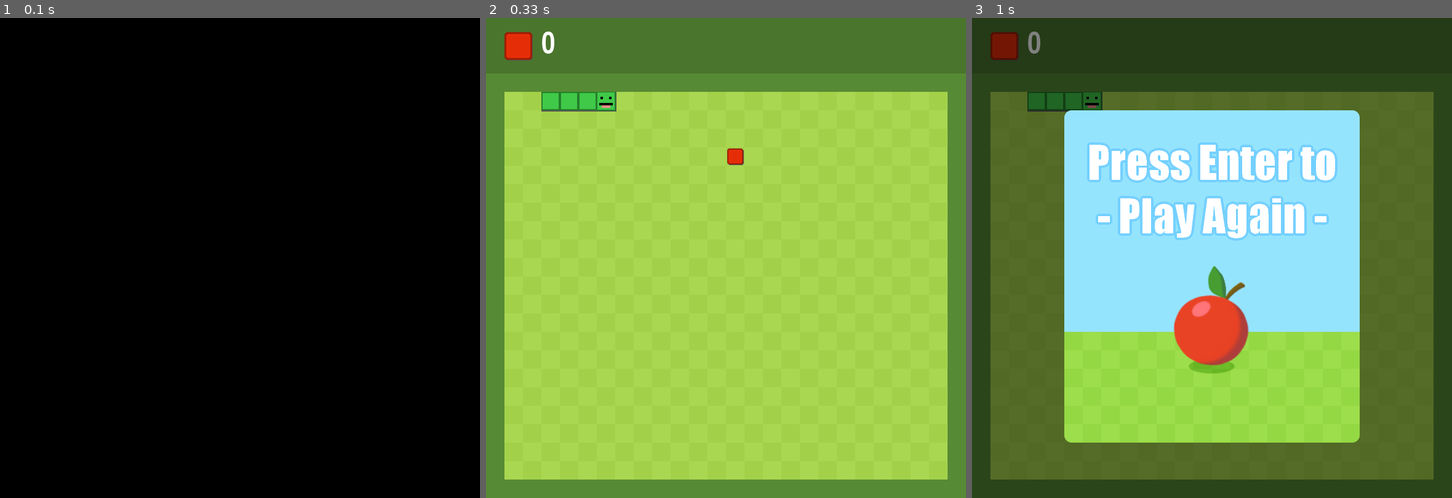
Above: before the commit, frames 1-3 (left to right).
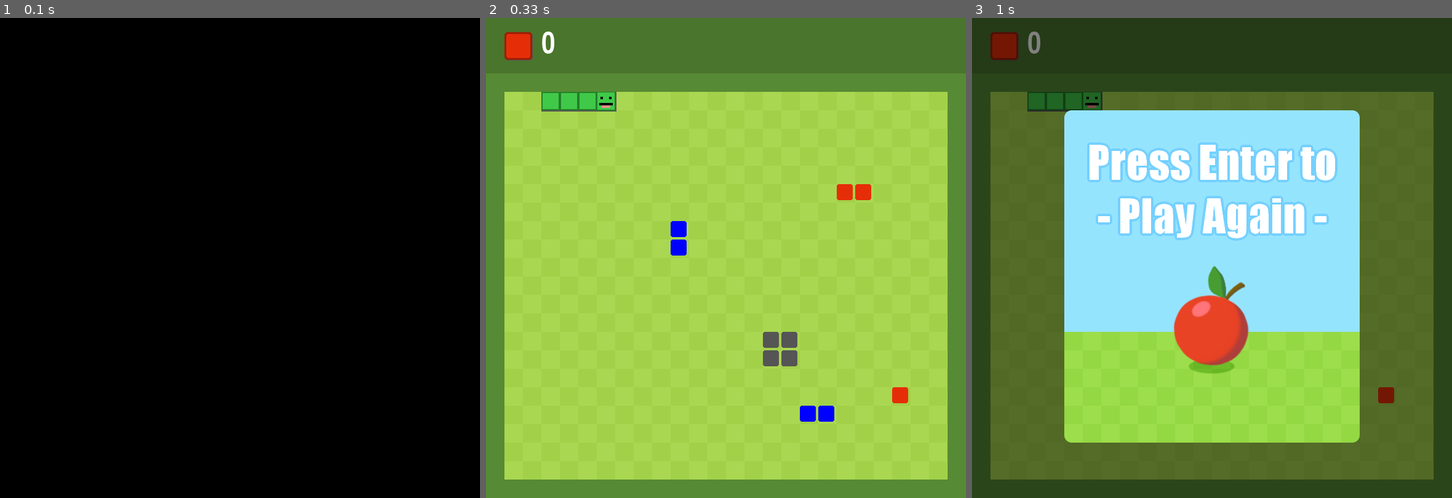
Above: after the commit, the same moments.

Repository: weizheweng/PyGame
Game: pygame game, started from snake.py
The game is run twice, just before and just after one commit, with the same random seed, the same clock (stepped at 60 frames per second) and the same inputs.
Inputs:
- Up to frame 1 (0.1 s): no input
- Up to frame 2 (0.33 s): no input
- Up to frame 3 (1 s): tap W at 0.33 s; tap Space at 0.67 s

Frame 1 is identical in both runs. In frame 2, 1.3% of the frame differs, in the area x 38-88%, y 27-85%; in frame 3, 0.1%.

Commit message:
generate fruits with different sizes and colors

Diff:
--- a/snake.py
+++ b/snake.py
@@ -34,6 +34,7 @@
         self.white = (255, 255, 255)
         self.red = (229, 46, 8)
         self.darkRed = (157, 31, 6)
+        self.blue = (0, 0, 255)
         self.green = (64, 201, 73)
         self.darkGreen = (36, 127, 42)
 
@@ -65,120 +66,179 @@
 
 
 class Fruit:
-    def __init__(self, game):
+    def __init__(self, game, snake, size=1):
         self.game = game
-        self.pos = [0, 0]
+        self.snake = snake  # 這裡接收並儲存snake物件
+        self.size = size  # 水果的大小
+        self.pos = []
         self.spawn()
 
     def spawn(self):
-        self.pos = [
-            random.randrange(0, self.game.canvas_x, self.game.unit),
-            random.randrange(0, self.game.canvas_y, self.game.unit),
-        ]
+        # 確保水果不與蛇的身體重疊，且不會超過畫布的邊界
+        valid_position = False
+        while not valid_position:
+            base_x = random.randrange(0, self.game.canvas_x, self.game.unit)  # 隨機生成水果的起始位置
+            base_y = random.randrange(0, self.game.canvas_y, self.game.unit)
+
+            # 根據水果大小來確保位置不會超過邊界
+            if self.size == 1:
+                self.pos = [[base_x, base_y]]  # 預設水果為一個unit
+            elif self.size == 2:
+                # 水平或垂直的兩個unit
+                if random.choice([True, False]):  # 隨機決定是水平方向還是垂直方向
+                    # 確保水平水果不會超過邊界
+                    if base_x + self.game.unit < self.game.canvas_x:
+                        self.pos = [[base_x, base_y], [base_x + self.game.unit, base_y]]
+                    else:
+                        continue  # 超過邊界就重新生成
+                else:
+                    # 確保垂直水果不會超過邊界
+                    if base_y + self.game.unit < self.game.canvas_y:
+                        self.pos = [[base_x, base_y], [base_x, base_y + self.game.unit]]
+                    else:
+                        continue  # 超過邊界就重新生成
+            elif self.size == 4:
+                # 四個unit組成的正方形
+                if (base_x + self.game.unit < self.game.canvas_x and
+                    base_y + self.game.unit < self.game.canvas_y):
+                    self.pos = [
+                        [base_x, base_y],
+                        [base_x + self.game.unit, base_y],
+                        [base_x, base_y + self.game.unit],
+                        [base_x + self.game.unit, base_y + self.game.unit],
+                    ]
+                else:
+                    continue  # 超過邊界就重新生成
+
+            # 檢查水果是否與蛇身體重疊
+            valid_position = True
+            for body in self.snake.body:  # 使用snake物件中的body
+                if any(pos == body for pos in self.pos):  # 檢查水果的每個位置是否與蛇身體重疊
+                    valid_position = False  # 如果水果與蛇身體重疊，標記為無效位置，並重新生成
+                    break
+
+
 
 
 def main():
-    game = Game()
+    game = Game()  # 創建遊戲對象
+    color = Color()  # 創建顏色對象
+    score = 0  # 初始化分數
+    snake = Snake(game, color)  # 創建蛇對象
+    fruits = [
+        Fruit(game, snake, size=1),  # 一個unit的水果
+        Fruit(game, snake, size=1),
+        Fruit(game, snake, size=1),
+        Fruit(game, snake, size=2),  # 兩個水平或垂直unit的水果
+        Fruit(game, snake, size=2),
+        Fruit(game, snake, size=4),  # 四個unit的正方形水果
+    ]
+
     while True:
-        score = 0
-        color = Color()
-        snake = Snake(game, color)
-        fruit = Fruit(game)
-
-        while True:
-            start_time = pygame.time.get_ticks()
-            while pygame.time.get_ticks() - start_time < 1000 // game.game_speed:
-                pygame.event.pump()
-
-            # 偵測鍵盤事件
-            for event in pygame.event.get():
-                if event.type == pygame.QUIT:
-                    pygame.quit()
-                    exit()
-                if event.type == pygame.KEYDOWN:
-                    if event.key in [pygame.K_d, pygame.K_RIGHT]:
-                        snake.new_direction = "RIGHT"
-                    elif event.key in [pygame.K_a, pygame.K_LEFT]:
-                        snake.new_direction = "LEFT"
-                    elif event.key in [pygame.K_s, pygame.K_DOWN]:
-                        snake.new_direction = "DOWN"
-                    elif event.key in [pygame.K_w, pygame.K_UP]:
-                        snake.new_direction = "UP"
-
-            # 判斷轉彎方向是否合理
-            if snake.new_direction == "RIGHT" and snake.direction != "LEFT":
-                snake.direction = "RIGHT"
-            elif snake.new_direction == "LEFT" and snake.direction != "RIGHT":
-                snake.direction = "LEFT"
-            elif snake.new_direction == "DOWN" and snake.direction != "UP":
-                snake.direction = "DOWN"
-            elif snake.new_direction == "UP" and snake.direction != "DOWN":
-                snake.direction = "UP"
-
-            if snake.direction == "RIGHT":
-                snake.head[0] += game.unit
-            elif snake.direction == "LEFT":
-                snake.head[0] -= game.unit
-            elif snake.direction == "DOWN":
-                snake.head[1] += game.unit
-            elif snake.direction == "UP":
-                snake.head[1] -= game.unit
-
-            snake.body.insert(0, list(snake.head))
-
-            if snake.head == fruit.pos:
-                game.fruit_sfx.play()
-                fruit.spawn()
-                score += 1
-            else:
-                snake.body.pop()
-
-            # 碰撞判定
-            if not (0 <= snake.head[0] < game.canvas_x):
-                break
-            if not (0 <= snake.head[1] < game.canvas_y):
-                break
-            if snake.head in snake.body[1:]:
-                break
-
-            game.canvas.blit(game.background, (0, 0))
-
-            pygame.draw.rect(game.canvas, color.grey, (snake.head[0], snake.head[1], game.unit + 2, game.unit + 2))
-            for body in snake.body[1:]:
-                pygame.draw.rect(game.canvas, color.grey, (body[0], body[1], game.unit + 2, game.unit + 2))
-
-            pygame.draw.rect(game.canvas, snake.color1, (snake.head[0] - 1, snake.head[1] - 1, game.unit + 2, game.unit + 2))
-            pygame.draw.rect(game.canvas, snake.color2, (snake.head[0] - 1, snake.head[1] - 1, game.unit + 2, game.unit + 2), 2)
-
-            for body in snake.body[1:]:
-                pygame.draw.rect(game.canvas, snake.color1, (body[0], body[1], game.unit, game.unit))
-                pygame.draw.rect(game.canvas, snake.color2, (body[0], body[1], game.unit, game.unit), 2)
-
-            game.canvas.blit(game.face, snake.head)
-
-            pygame.draw.rect(game.canvas, color.grey, (fruit.pos[0] + 3, fruit.pos[1] + 3, game.unit - 4, game.unit - 4), 0, 3)
-            pygame.draw.rect(game.canvas, color.red, (fruit.pos[0] + 2, fruit.pos[1] + 2, game.unit - 4, game.unit - 4), 0, 3)
-            pygame.draw.rect(game.canvas, color.darkRed, (fruit.pos[0] + 2, fruit.pos[1] + 2, game.unit - 4, game.unit - 4), 2, 3)
-
-            game.window.blit(game.border, (0, 0))
-            game.window.blit(game.canvas, (30, 120))
-            Text(game, str(score), 45, color.white, "impact").midleft(90, 45)
-
-            pygame.display.update()
-
-        game.game_over_sfx.play()
-        game.window.blit(game.game_over, (0, 0))
+        start_time = pygame.time.get_ticks()  # 記錄時間，用於控制遊戲速度
+        while pygame.time.get_ticks() - start_time < 1000 // game.game_speed:
+            pygame.event.pump()
+
+        # 偵測鍵盤事件
+        for event in pygame.event.get():
+            if event.type == pygame.QUIT:
+                pygame.quit()
+                exit()
+            if event.type == pygame.KEYDOWN:
+                if event.key in [pygame.K_d, pygame.K_RIGHT]:
+                    snake.new_direction = "RIGHT"
+                elif event.key in [pygame.K_a, pygame.K_LEFT]:
+                    snake.new_direction = "LEFT"
+                elif event.key in [pygame.K_s, pygame.K_DOWN]:
+                    snake.new_direction = "DOWN"
+                elif event.key in [pygame.K_w, pygame.K_UP]:
+                    snake.new_direction = "UP"
+
+        # 判斷轉彎方向是否合理
+        if snake.new_direction == "RIGHT" and snake.direction != "LEFT":
+            snake.direction = "RIGHT"
+        elif snake.new_direction == "LEFT" and snake.direction != "RIGHT":
+            snake.direction = "LEFT"
+        elif snake.new_direction == "DOWN" and snake.direction != "UP":
+            snake.direction = "DOWN"
+        elif snake.new_direction == "UP" and snake.direction != "DOWN":
+            snake.direction = "UP"
+
+        if snake.direction == "RIGHT":
+            snake.head[0] += game.unit
+        elif snake.direction == "LEFT":
+            snake.head[0] -= game.unit
+        elif snake.direction == "DOWN":
+            snake.head[1] += game.unit
+        elif snake.direction == "UP":
+            snake.head[1] -= game.unit
+
+        snake.body.insert(0, list(snake.head))
+
+        # 判斷蛇是否吃到水果
+        if any(snake.head == pos for fruit in fruits for pos in fruit.pos):
+            game.fruit_sfx.play()
+            for fruit in fruits:
+                if snake.head in fruit.pos:  # 如果蛇的頭部位置碰到水果的任何位置
+                    fruit.spawn()  # 生成新的水果
+                    score += 1  # 分數加1
+        else:
+            snake.body.pop()
+
+        # 判斷是否碰撞牆壁或自己
+        if not (0 <= snake.head[0] < game.canvas_x):
+            break
+        if not (0 <= snake.head[1] < game.canvas_y):
+            break
+        if snake.head in snake.body[1:]:
+            break
+
+        game.canvas.blit(game.background, (0, 0))
+
+        # 畫蛇
+        pygame.draw.rect(game.canvas, color.grey, (snake.head[0], snake.head[1], game.unit + 2, game.unit + 2))
+        for body in snake.body[1:]:
+            pygame.draw.rect(game.canvas, color.grey, (body[0], body[1], game.unit + 2, game.unit + 2))
+
+        pygame.draw.rect(game.canvas, snake.color1, (snake.head[0] - 1, snake.head[1] - 1, game.unit + 2, game.unit + 2))
+        pygame.draw.rect(game.canvas, snake.color2, (snake.head[0] - 1, snake.head[1] - 1, game.unit + 2, game.unit + 2), 2)
+
+        for body in snake.body[1:]:
+            pygame.draw.rect(game.canvas, snake.color1, (body[0], body[1], game.unit, game.unit))
+            pygame.draw.rect(game.canvas, snake.color2, (body[0], body[1], game.unit, game.unit), 2)
+
+        game.canvas.blit(game.face, snake.head)
+
+        # 畫水果
+        for fruit in fruits:
+            for pos in fruit.pos:
+                if fruit.size == 1:
+                    temp_color = color.red  # 紅色
+                elif fruit.size == 2:
+                    temp_color = color.blue  # 藍色
+                elif fruit.size == 4:
+                    temp_color = color.grey  # 灰色
+                pygame.draw.rect(game.canvas, temp_color, (pos[0], pos[1], game.unit - 4, game.unit - 4), 0, 3)
+
+        game.window.blit(game.border, (0, 0))
+        game.window.blit(game.canvas, (30, 120))
+        Text(game, str(score), 45, color.white, "impact").midleft(90, 45)
+
         pygame.display.update()
 
-        running = True
-        while running:
-            for event in pygame.event.get():
-                if event.type == pygame.QUIT:
-                    pygame.quit()
-                    exit()
-                if event.type == pygame.KEYDOWN:
-                    if event.key == pygame.K_RETURN:
-                        running = False
+    game.game_over_sfx.play()
+    game.window.blit(game.game_over, (0, 0))
+    pygame.display.update()
+
+    running = True
+    while running:
+        for event in pygame.event.get():
+            if event.type == pygame.QUIT:
+                pygame.quit()
+                exit()
+            if event.type == pygame.KEYDOWN:
+                if event.key == pygame.K_RETURN:
+                    running = False
 
 
 if __name__ == "__main__":
